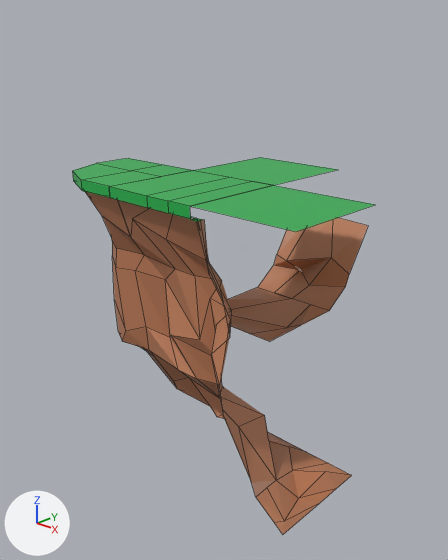
The Blender file Floating Island Test/Assets/MCTiles/Models/Floating Island Marching Cube Tiles.blend as it was, and as the next commit left it.
Camera for both pictures: a 50 mm camera at (3.84, -3.65, 2.65) aimed at (-0.11, 0.52, 0.46). The lights are fixed; the arrows at lower left show +X, +Y and +Z. Mesh edges are drawn as thin lines.

Names of what the first picture shows: 'Corner Bottom Inverted', 'Corner Center', 'Corner Center Inverted', 'Corner Top', 'Corner Top Inverted', 'Edge Bottom', 'Edge Bottom.001', 'Edge Center', 'Edge Top', 'Middle Bottom', 'Middle Top'.
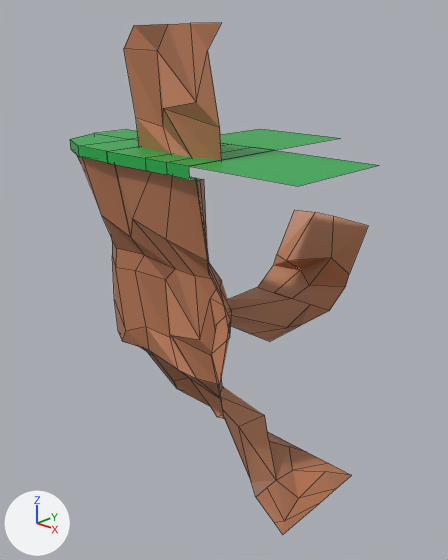
What differs and where, as boxes (x1, y1, x2, y2) in the pictures (448 x 560 px; the box of a moved part takes in the faces that stretch with it):
'Edge Center.001', added (brown): after (124, 23, 222, 160)
'Edge Top', reshaped (25% taller): before (109, 170, 274, 279); after (107, 143, 274, 279)
'Corner Top Inverted', reshaped (31% taller): before (191, 186, 374, 302); after (190, 150, 379, 302)
'Corner Top', reshaped: before (73, 158, 192, 254); after (70, 129, 144, 254)
'Middle Top', mesh moved: before (194, 157, 338, 185); after (220, 129, 339, 150)
part 1 of me_cube_014, moved or reshaped (not visible afterwards): before (132, 165, 192, 177)
part 2 of me_cube_014, moved or reshaped: before (98, 158, 162, 171); after (95, 129, 138, 139)
part 3 of me_cube_014, moved or reshaped: before (81, 171, 160, 198); after (78, 139, 139, 163)
part 4 of me_cube_014, moved or reshaped: before (73, 163, 131, 190); after (70, 133, 127, 156)
part 5 of me_cube_014, moved or reshaped: before (84, 191, 130, 237); after (77, 156, 130, 237)
part 6 of me_cube_018, moved or reshaped: before (109, 170, 274, 260); after (107, 143, 274, 261)
part 8 of me_cube_024, moved or reshaped: before (191, 186, 374, 266); after (190, 150, 379, 265)

The change in detail:
Picture 'texture.png.017' (img_texture_png_017) is new.
Material 'Material.006' (mat_material_006) is new.
Its texture is img_texture_png_017.
Its roughness is 0.4.
me_cube_014 is used by ob_corner_top; location (-1.0, 0.0, 1.0).
me_cube_014 had 29 vertices, 20 faces and spanned x -0.5..0.5, y -0.5..0.5, z -0.2..0.5.
me_cube_014 now has 29 vertices, 20 faces and spans x -0.5..0.5, y -0.5..0.5, z -0.2..0.8.
me_cube_014 part 1: 4 of the vertices in x 0.078..0.5, y 0.082..0.5, z 0.5 are moved by (0.0, 0.0, 0.3).
me_cube_014 part 2: 3 of the vertices in x -0.5, y 0.082..0.5, z 0.4..0.5 are moved by (0.0, 0.0, 0.3).
me_cube_014 part 3: 3 of the vertices in x 0.078..0.5, y -0.5, z 0.4..0.5 are moved by (0.0, 0.0, 0.3).
me_cube_014 part 4: 1 of the vertices in x -0.333, y -0.313, z 0.5 are moved by (0.0, 0.0, 0.3).
me_cube_014 part 5: the 1 vertex in x 0.082, y -0.466, z 0.384 is moved by (0.0, 0.0, 0.316).
me_cube_018 is used by ob_edge_top; location (0.0, 0.0, 1.0).
me_cube_018 had 24 vertices, 15 faces and spanned x -0.5..0.5, y -0.5..0.5, z -0.2..0.5.
me_cube_018 now has 24 vertices, 15 faces and spans x -0.5..0.5, y -0.5..0.5, z -0.2..0.8.
Part 6, on me_cube_018:
16 vertices are removed from x -0.5..0.5, y -0.5..0.5, z 0.39..0.5.
15 faces are deleted.
16 vertices are added at x -0.5..0.5, y -0.5..0.5, z 0.7..0.8.
15 new faces join them.
me_cube_019 has 4 vertices, 1 face and spans x -0.5..0.5, y -0.5..0.5, z 0.5.
me_cube_019 is used by ob_middle_top; location (0.0, 1.0, 1.0).
me_cube_019 part 7: the whole mesh is moved by (0.0, 0.0, 0.3).
me_cube_024 is used by ob_corner_top_inverted; location (1.0, 0.0, 1.0).
me_cube_024 had 18 vertices, 9 faces, 1 loose edge and spanned x -0.5..0.5, y -0.5..0.5, z -0.24..0.5.
me_cube_024 now has 18 vertices, 9 faces, 1 loose edge and spans x -0.5..0.5, y -0.5..0.5, z -0.24..0.8.
Part 8, on me_cube_024:
10 vertices are removed from x -0.5..0.5, y -0.5..0.5, z 0.39..0.5.
9 faces are deleted.
1 loose edge is deleted.
10 vertices are added at x -0.5..0.5, y -0.5..0.5, z 0.7..0.8.
1 loose edge is added.
9 new faces join them.
Mesh me_cube_008 is new.
It has 16 vertices, 9 faces and spans x -0.61..0.51, y -0.293..-0.084, z -0.2..0.8.
It uses material mat_material_006 (picture img_texture_png_017).
Object 'Edge Center.001' (ob_edge_center_001) is new; it shows me_cube_008.
Its location is (0.0, 0.0, 1.98).
